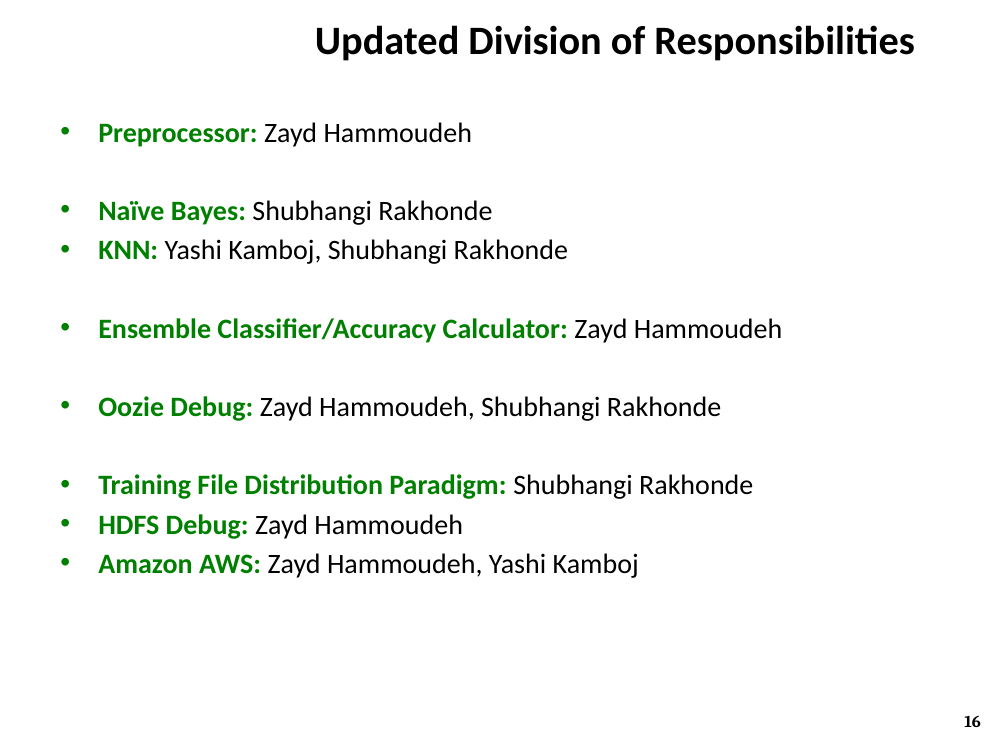
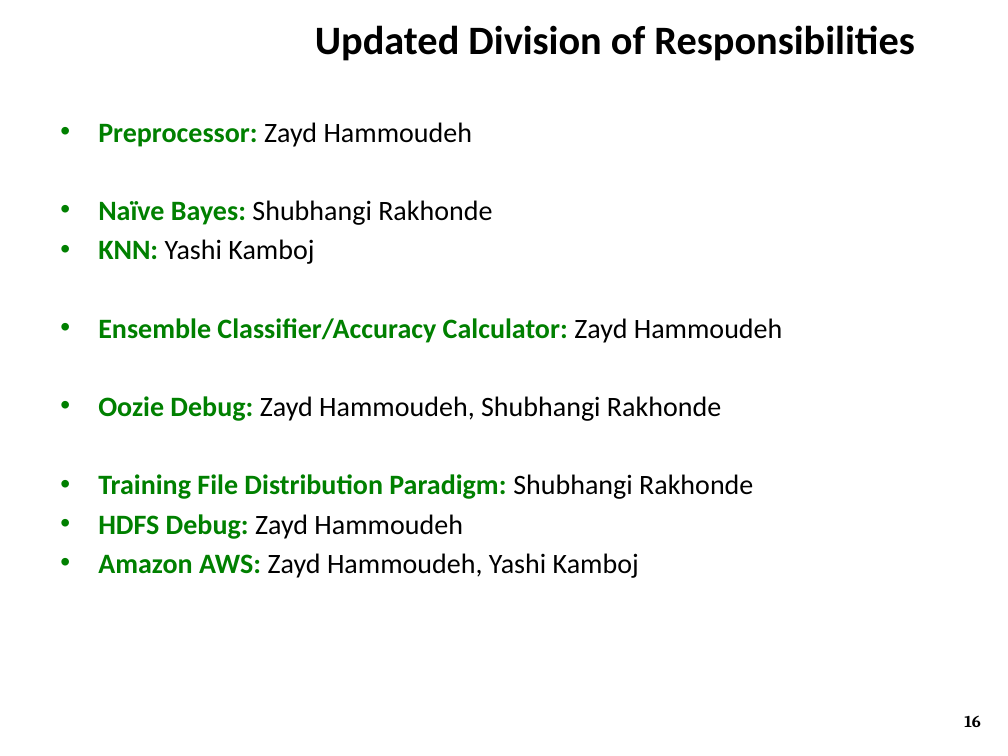
Before and after one commit to ZaydH/CS286_Project, a slide deck: slide 16 of Presentation/CS286 - Ensemble Classifier on AWS.pptx. Drawn at 1008x756 pixels with LibreOffice and Linux fonts; fonts in the diff are those of the drawing; background and template pictures are left out. Boxes give left, top, right and bottom in pixels: in the first picture for what was removed or moved away, otherwise in the second. Text is boxed around its words. In the diff, an @@ line names an element or a change of style, - is before the commit and + after.

```diff
--- a/Presentation/CS286 - Ensemble Classifier on AWS.pptx
+++ b/Presentation/CS286 - Ensemble Classifier on AWS.pptx
@@ text at (x1=98, y1=239, x2=314, y2=264): text changed @@
-• KNN: Yashi Kamboj, Shubhangi Rakhonde
+• KNN: Yashi Kamboj
```
Also in this commit, not shown: 3 other slides changed.
